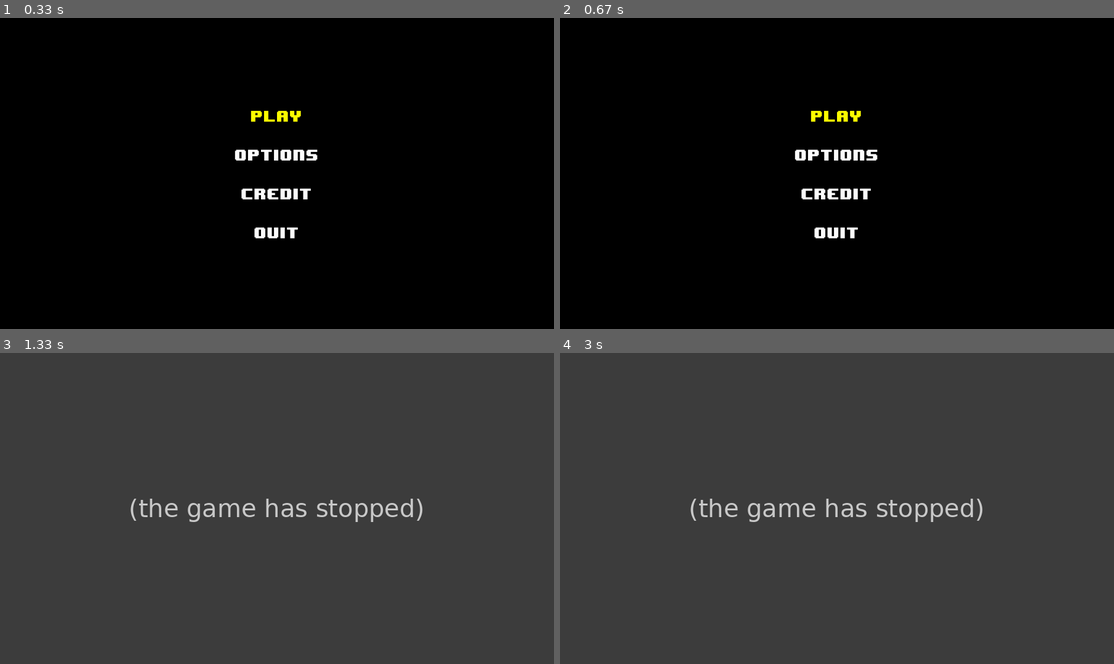
Above: before the commit, frames 1-4 (two rows, left to right).
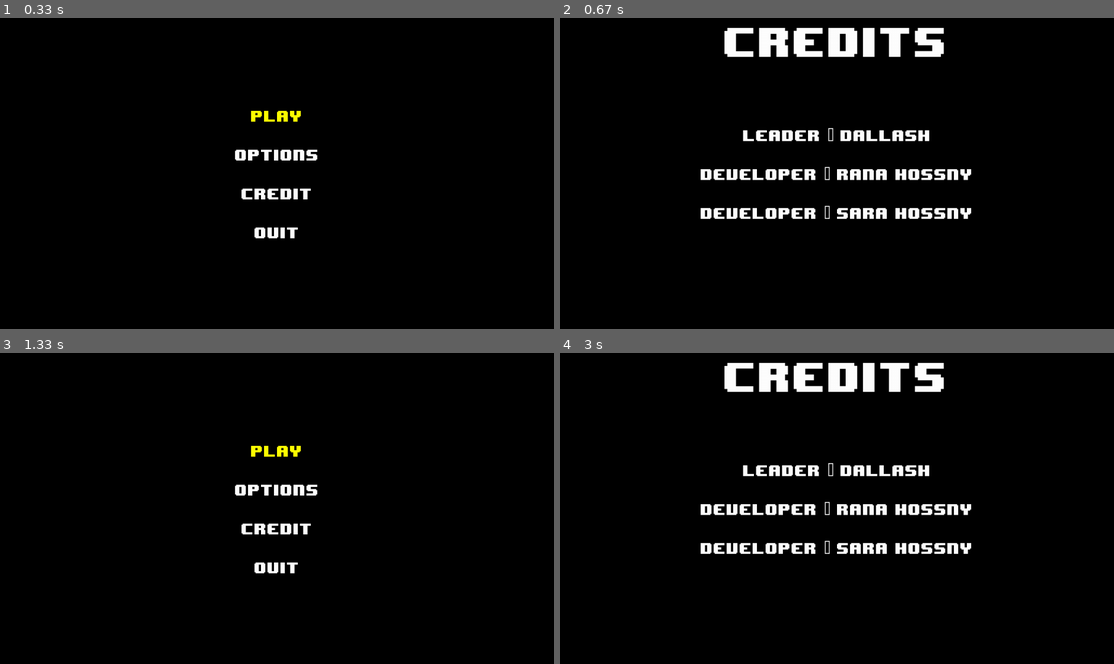
Above: after the commit, the same moments.

Repository: MohammadDallash/Gobblet-Ai-PYgame
Game: pygame game, started from main.py
The game is run twice, just before and just after one commit, with the same random seed, the same clock (stepped at 60 frames per second) and the same inputs.
Inputs (mouse positions are in pixels of both pictures, inside the frame that each line leads up to):
- Up to frame 1 (0.33 s): no input
- Up to frame 2 (0.67 s): press the mouse at (814, 185) at 0.37 s; move the mouse to (914, 176) at 0.47 s; release the mouse at (1014, 164) at 0.6 s
- Up to frame 3 (1.33 s): tap Enter at 0.67 s; hold Esc from 1 s (still down); hold Right from 1 s (still down)
- Up to frame 4 (3 s): release Esc at 1.47 s; release Right at 1.47 s; tap S at 1.5 s; tap W at 1.83 s; tap A at 2.17 s; press the mouse at (837, 489) at 2.53 s; move the mouse to (820, 505) at 2.63 s; release the mouse at (803, 524) at 2.77 s

Frame 1 is identical in both runs. In frame 2, 6.7% of the frame differs, in the area x 25-75%, y 3-71%; in frame 3, 100%, in the area x 0-100%, y 0-100%; in frame 4, 100%.
Before the commit the program exited at 1.02 s; later frames show no game.

Commit message:
mouse working

Diff:
--- a/game.py
+++ b/game.py
@@ -12,8 +12,7 @@
 
         self.running = True
 
-        self.actions = {"left": False, "right": False, "up" : False, "down" : False, "Esc" : False, "enter": False}
-        self.LEFT_MOUSE_KEY_PRESS = False
+        self.actions = {"left": False, "right": False, "up" : False, "down" : False, "Esc" : False, "enter": False, "LEFT_MOUSE_KEY_PRESS":False}
 
 
         self.DISPLAY_W, self.DISPLAY_H = 1280, 720
@@ -142,22 +141,34 @@
             if event.type == pygame.QUIT:
                 self.running = False
             if event.type == pygame.KEYDOWN:
-                if event.key == pygame.K_a:
+                if event.key == pygame.K_a or event.key == pygame.K_LEFT :
                     self.actions['left'] = True
-                if event.key == pygame.K_d:
+                if event.key == pygame.K_d or event.key == pygame.K_RIGHT:
                     self.actions['right'] = True
-                if event.key == pygame.K_w:
+                if event.key == pygame.K_w or event.key == pygame.K_UP:
                     self.actions['up'] = True
-                if event.key == pygame.K_s:
+                if event.key == pygame.K_s or event.key == pygame.K_DOWN:
                     self.actions['down'] = True
                 if event.key == pygame.K_ESCAPE:
                     self.actions['Esc'] = True
                 if event.key == pygame.K_RETURN:
                     self.actions['enter'] = True
-
+            if event.type == pygame.KEYUP:
+                if event.key == pygame.K_a or event.key == pygame.K_LEFT :
+                    self.actions['left'] = False
+                if event.key == pygame.K_d or event.key == pygame.K_RIGHT:
+                    self.actions['right'] = False
+                if event.key == pygame.K_w or event.key == pygame.K_UP:
+                    self.actions['up'] = False
+                if event.key == pygame.K_s or event.key == pygame.K_DOWN:
+                    self.actions['down'] = False
+                if event.key == pygame.K_ESCAPE:
+                    self.actions['Esc'] = False
+                if event.key == pygame.K_RETURN:
+                    self.actions['enter'] = False
             if event.type == pygame.MOUSEBUTTONUP:
                 if not pygame.mouse.get_pressed()[0]:
-                    self.LEFT_MOUSE_KEY_PRESS = False
+                   self.actions["LEFT_MOUSE_KEY_PRESS"] = False
 
             if pygame.mouse.get_pressed()[0]:  # left click
-                self.LEFT_MOUSE_KEY_PRESS = True
+               self.actions["LEFT_MOUSE_KEY_PRESS"] = True
--- a/states/title.py
+++ b/states/title.py
@@ -1,6 +1,7 @@
 from states.state import State
 from states.credit import Credit
 from util.helpers import MenuGUI
+import pygame
 
 
 
@@ -33,13 +34,25 @@
                 credit_state.enter_state()
 
                 ## enter credit state
-
                 pass
             else:
                 self.game.running = False
 
         if (actions['Esc']):
             self.game.running = False
+        if(actions['LEFT_MOUSE_KEY_PRESS']):
+            x,y=pygame.mouse.get_pos()
+            if self.menuGUI.mouse_collidepoint(x,y,0):
+                pass
+            if self.menuGUI.mouse_collidepoint(x,y,1):
+                pass
+            if self.menuGUI.mouse_collidepoint(x,y,2):
+                credit_state = Credit(self.game)
+                ##self.exit_state()## if we want to exit the tile state we woul un comment this but we want to keep them as we want to retrun back to them
+                credit_state.enter_state()
+            if self.menuGUI.mouse_collidepoint(x,y,3):
+                self.game.running = False
+
 
 
 
--- a/util/helpers.py
+++ b/util/helpers.py
@@ -26,6 +26,7 @@
         self.x_pos = x_pos
         self.game = game
         self.justTxt = justTxt
+        self.rec=[]
 
 
     def update_cur_opt(self, actions):
@@ -41,19 +42,21 @@
         width_menu = 3*self.font_size*self.n_options - 3*self.font_size
         start_y =  (self.game.DISPLAY_H - width_menu)//2
         darwing_idx = 0
-
         for options_txt in self.options_str :
             if (darwing_idx == self.cur_option and not self.justTxt ):
                 color = self.game.YELLOW
             else:
                 color = self.game.WHITE
 
-            self.game.helper.draw_text(display, options_txt, color, self.font_size , self.x_pos, start_y )
+            self.rec.append(self.game.helper.draw_text(display, options_txt, color, self.font_size , self.x_pos, start_y ))
             start_y += 3*self.font_size
             darwing_idx+=1
 
 
+
 ## mouse
+    def mouse_collidepoint(self,x,y,index):
+        return self.rec[index].collidepoint(x, y)
 
 ## load game background music [music1, music2]
 
